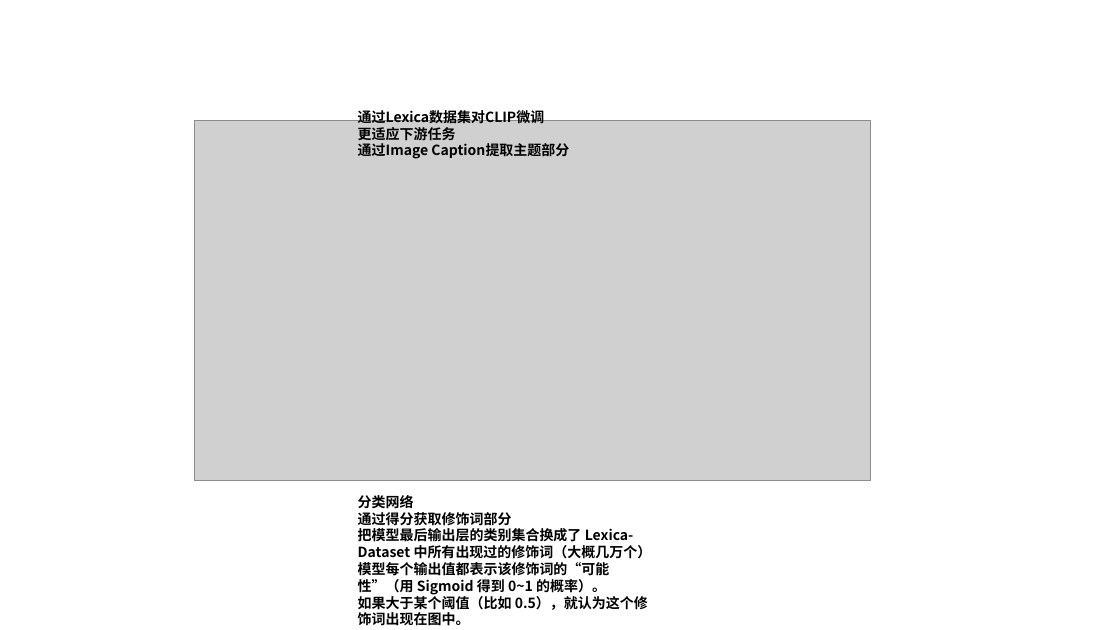
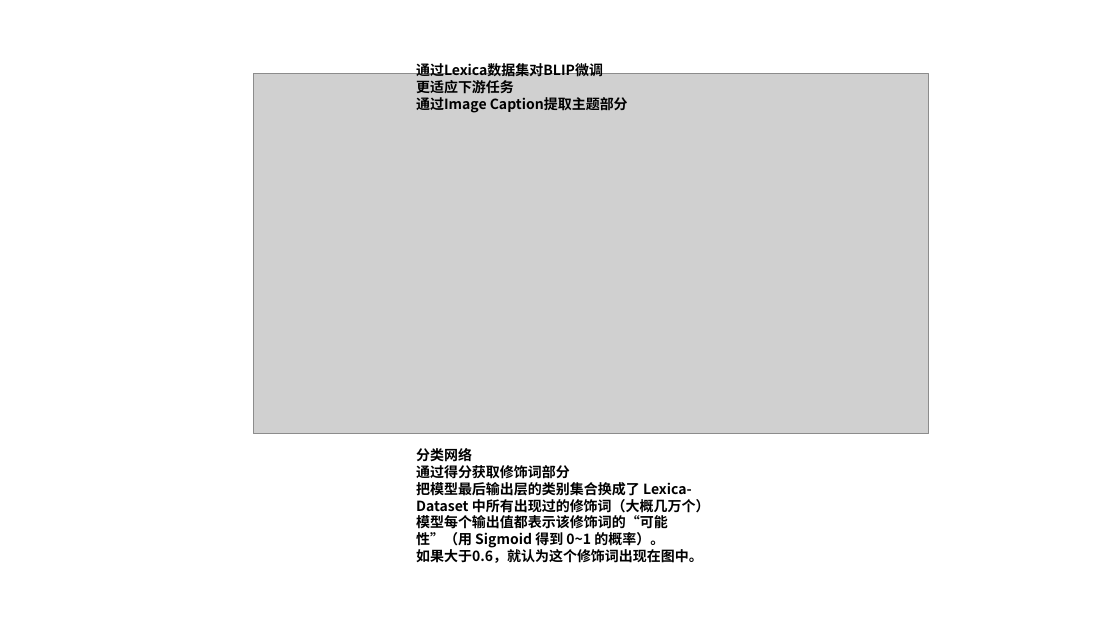
Before and after one commit to Elephant-King9/Paper, a slide deck: slide 2 of Attack/Prompt_Stealing/Diffusion/论文作图.pptx. Drawn at 1120x630 pixels with LibreOffice and Linux fonts; fonts in the diff are those of the drawing; grey boxes stand for pictures. Boxes give left, top, right and bottom in pixels: in the first picture for what was removed or moved away, otherwise in the second. Text is boxed around its words. In the diff, an @@ line names an element or a change of style, - is before the commit and + after.

```diff
--- a/Attack/Prompt_Stealing/Diffusion/论文作图.pptx
+++ b/Attack/Prompt_Stealing/Diffusion/论文作图.pptx
@@ 2 texts, 1 picture: place and size @@
-2 texts, 1 picture at box(195, 108, 870, 626)
+2 texts, 1 picture at box(253, 61, 928, 563)
@@ text at box(416, 61, 603, 93): text changed @@
-通过Lexica数据集对CLIP微调
-更适应下游任务
+通过Lexica数据集对BLIP微调
+更适应下游任务
@@ text at box(416, 547, 703, 563): text changed @@
-如果大于某个阈值（比如 0.5），就认为这个修饰词出现在图中。
+如果大于0.6，就认为这个修饰词出现在图中。
```
Also in this commit, not shown: 2 other files.
